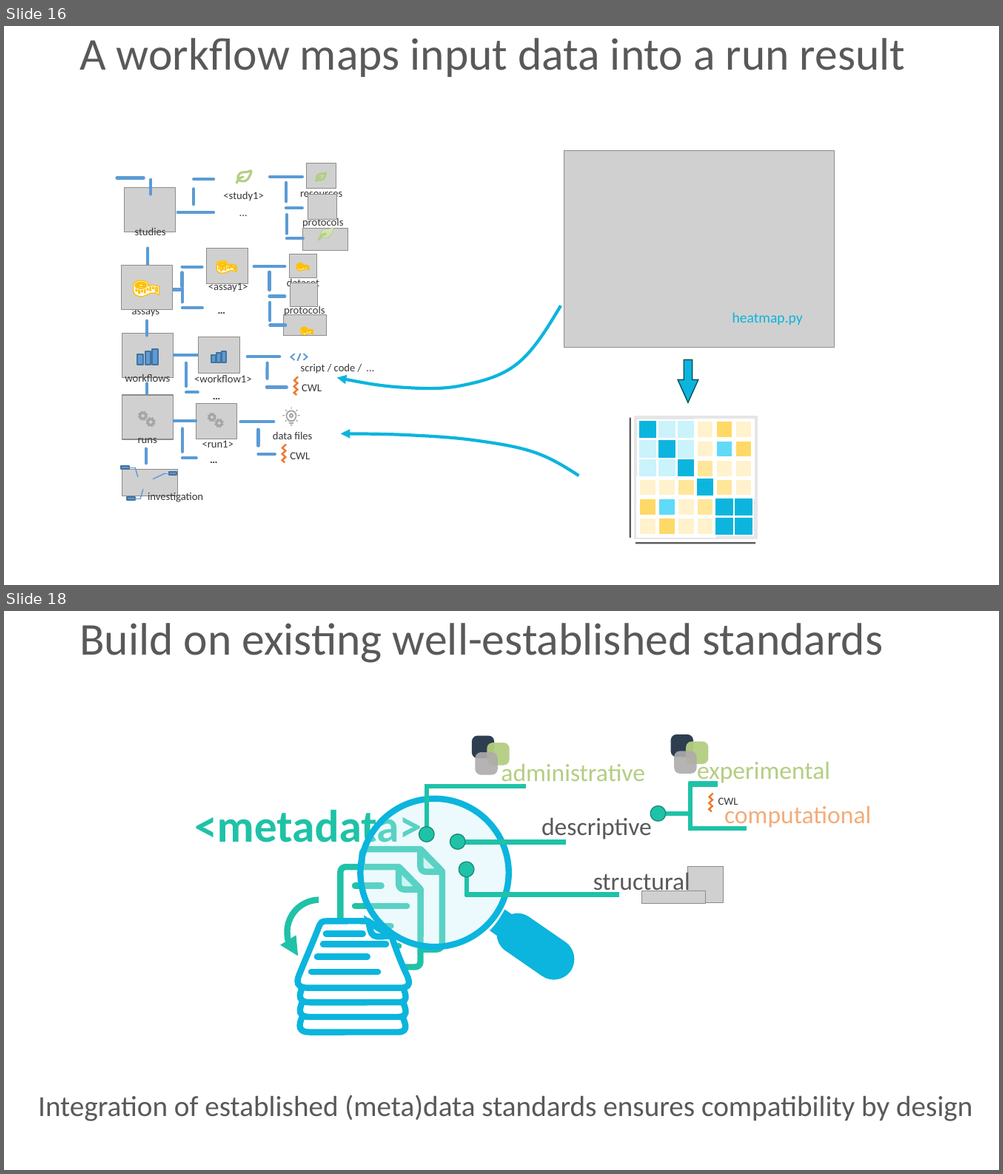
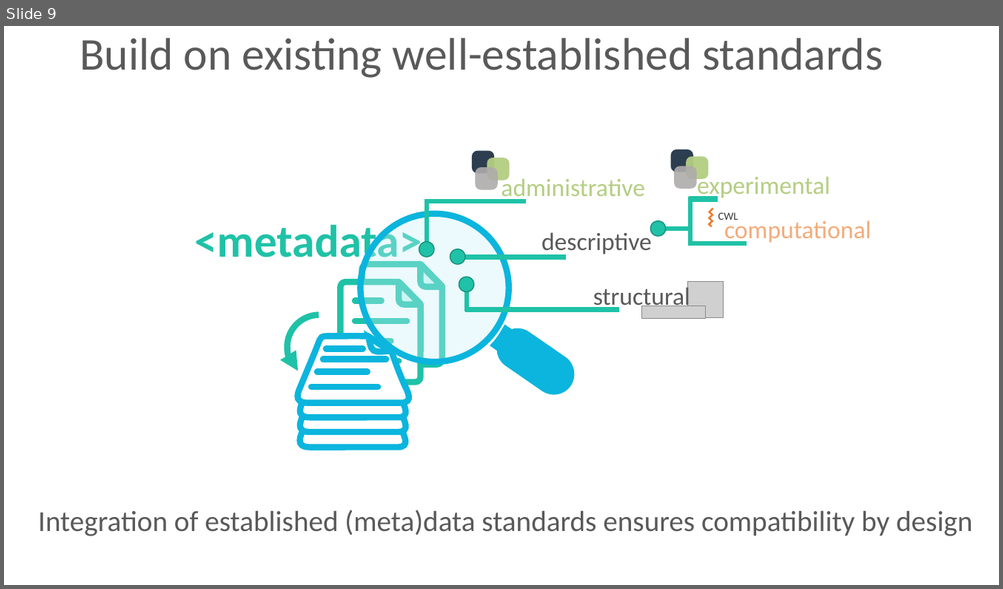
Before and after one commit to nfdi4plants/nfdi4plants.knowledgebase, a slide deck: src/assets/images/start-here/DataPLANT - workshop active.pptx. Shown one above the other, each under a label of ours: slides 16 and 18 before the commit, slide 9 after it; the slides between them are not shown. The pictures are 1003x1174 and 1003x589 pixels, drawn with LibreOffice and Linux fonts; fonts in the diff are those of the drawing; grey boxes stand for pictures; background and template pictures are left out. Boxes give left, top, right and bottom in pixels: in the first picture for what was removed or moved away, otherwise in the second. Text is boxed around its words. In the diff, an @@ line names an element or a change of style, - is before the commit and + after.

```diff
--- a/src/assets/images/start-here/DataPLANT - workshop active.pptx
+++ b/src/assets/images/start-here/DataPLANT - workshop active.pptx
@@ slide 16 removed at (4, 26, 999, 585), background #FFFFFF @@
@@ title removed at (79, 38, 905, 77) @@
-A workflow maps input data into a run result
@@ picture removed at (564, 150, 834, 348) @@
@@ group removed at (116, 164, 356, 503): 48 lines, 36 freeform shapes, 21 texts, 21 rectangles, 14 pictures @@
-assays
-workflows
-studies
-runs
-<run1>
-…
-data files
-<study1>
-…
-investigation
-<assay1>
-…
-dataset
-protocols
-<workflow1>
-…
-script / code / …
-CWL
-CWL
-resources
-protocols
@@ freeform shape removed at (337, 306, 560, 389) @@
@@ text removed at (732, 312, 802, 325) @@
-heatmap.py
@@ right arrow removed at (677, 360, 698, 403) @@
@@ group removed at (629, 418, 755, 545): 37 freeform shapes, 2 rectangles @@
@@ freeform shape removed at (339, 430, 580, 476) @@
@@ what was slide 18 is now slide 9 @@
```
Also in this commit, not shown: 8 other slides removed, 7 other files.
